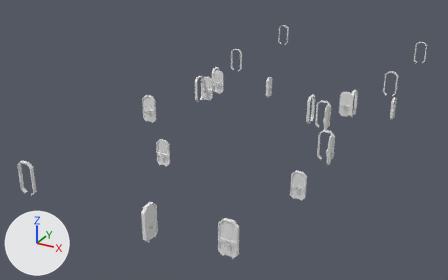
One commit to the OBJ model projects/BasicEngine/res/map/Locked_Doors_and_Frames.obj: the scene before it, then after it.
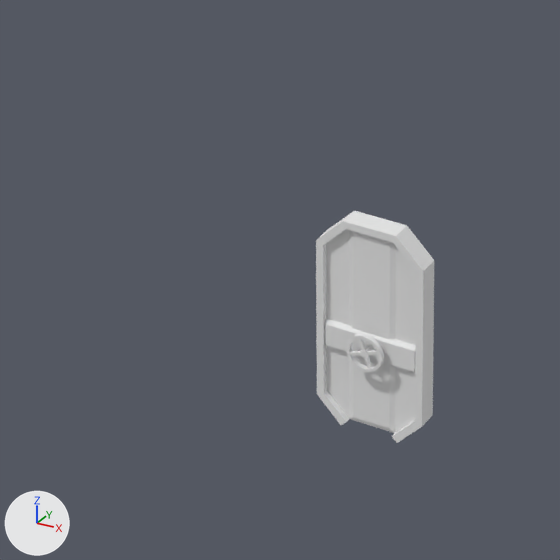
The first picture shows the older version from a 50 mm camera at (19.0, -21.7, 17.7) aimed at (-2.7, 17.9, -2.1). The close-ups show both versions on the part from 36% to 58% of the width and 64% to 100% of the height of that picture; other places that the commit changed are outside them. Every picture has the same lights, and +X, +Y and +Z are marked at lower left. Where no turn or scale is listed for an object, it has been applied to the vertices.

The first close-up shows 'Door_Frames_Door_Frame', 'Red_Door_Door_Red'.
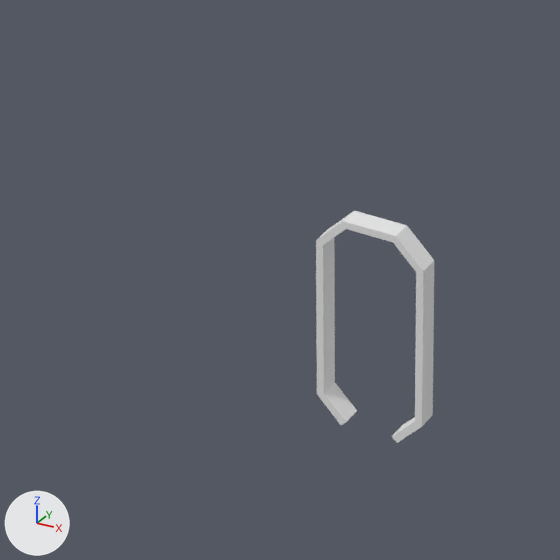
Where the change shows, as pixel boxes (x1, y1, x2, y2) in the close-ups (560 x 560 px):
'Red_Door_Door_Red', deleted: before (325, 229, 416, 433)

Edits to the bpy script that builds the scene:
```text
Remove ob_red_door_door_red:
    ob_red_door_door_red = bpy.data.objects.new('Red_Door_Door_Red', me_red_door_door_red)
    ob_red_door_door_red.location = (0.0, 0.0, 0.0)
```
